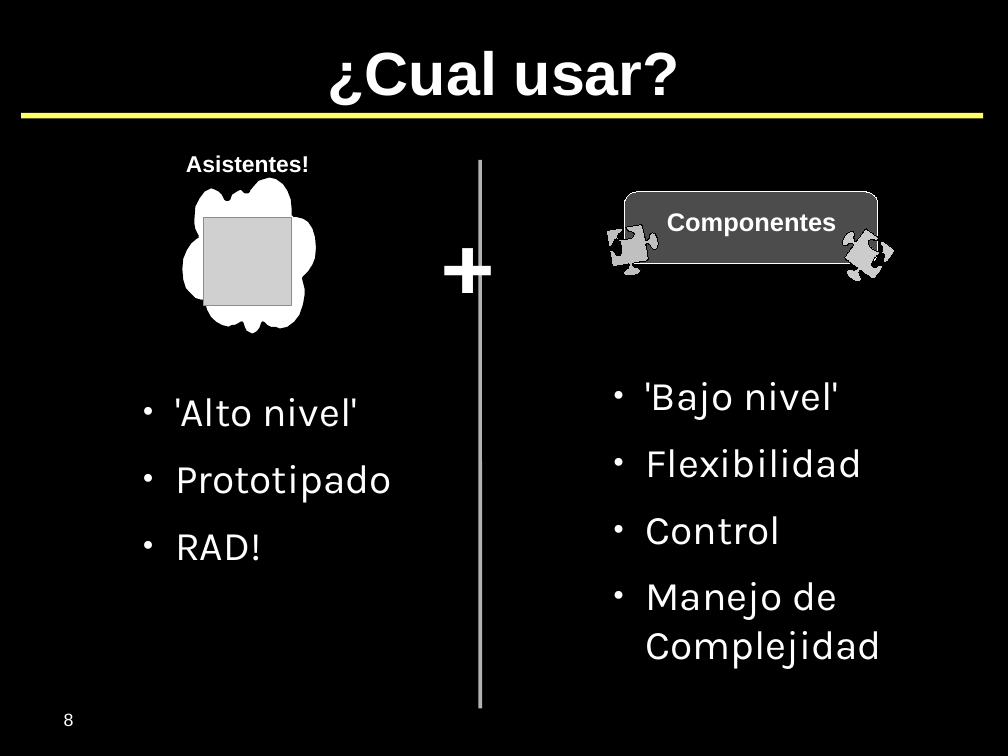
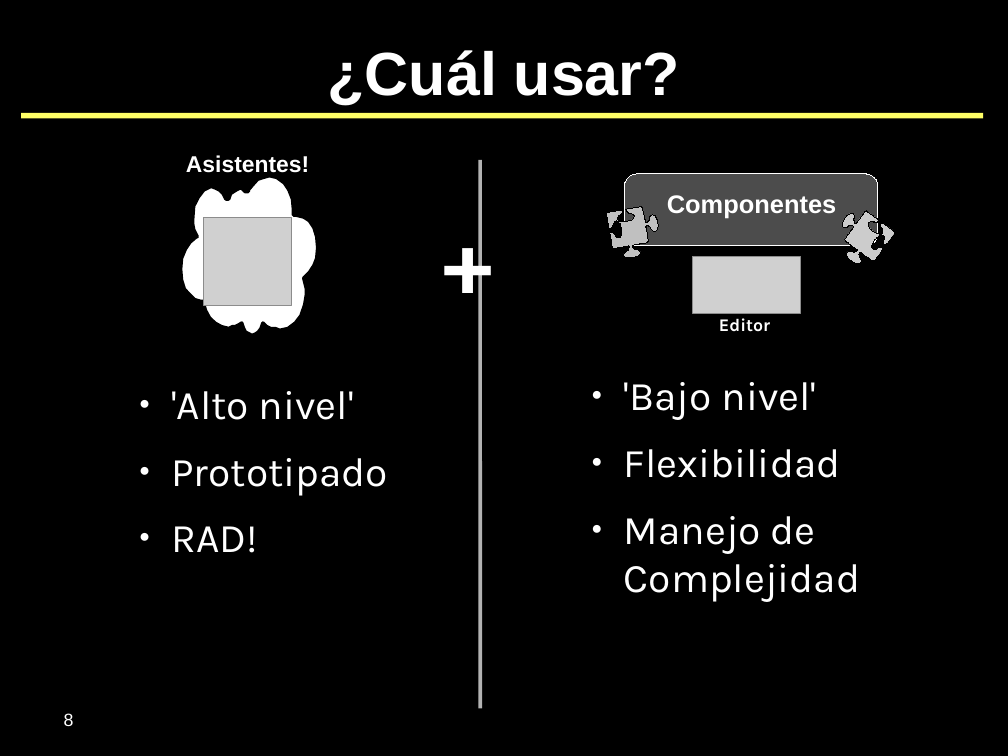
Before and after one commit to SIU-Toba/framework, a slide deck: slide 8 of doc/presentaciones/2007 - CafeConf.odp. Drawn at 1008x756 pixels with LibreOffice and Linux fonts; fonts in the diff are those of the drawing; grey boxes stand for pictures; background and template pictures are left out. Boxes give left, top, right and bottom in pixels: in the first picture for what was removed or moved away, otherwise in the second. Text is boxed around its words. In the diff, an @@ line names an element or a change of style, - is before the commit and + after.

```diff
--- a/doc/presentaciones/2007 - CafeConf.odp
+++ b/doc/presentaciones/2007 - CafeConf.odp
@@ title at (x1=328, y1=50, x2=680, y2=106): text changed @@
-¿Cual usar?
+¿Cuál usar?
@@ freeform shape moved from (x1=606, y1=222, x2=663, y2=279) to (x1=606, y1=205, x2=663, y2=262) @@
@@ 1 text, 1 rounded rectangle, 1 freeform shape moved together from (x1=625, y1=192, x2=896, y2=291) to (x1=625, y1=174, x2=896, y2=272) @@
@@ picture added at (x1=692, y1=256, x2=800, y2=313) @@
@@ text added at (x1=719, y1=318, x2=770, y2=332), 14 pt, text #FFFFFF, bold @@
+Editor
@@ text "'Alto nivel'" moved from (x1=175, y1=398, x2=392, y2=561) to (x1=171, y1=391, x2=388, y2=553) @@
@@ text "'Bajo nivel'" moved from (x1=645, y1=382, x2=882, y2=669) to (x1=624, y1=382, x2=861, y2=602) @@
@@ text at (x1=645, y1=516, x2=780, y2=545): paragraph removed @@
-● Control
```
Also in this commit, not shown: 1 other slide changed.
